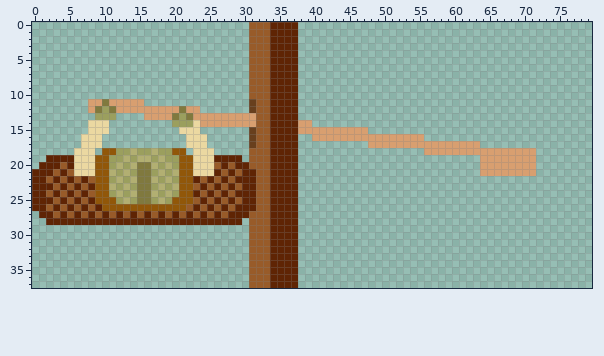
Edited in one commit: sprite sheet (Art/Tasks/Rowing/Active/CrewRowingJ.png). The picture above is the old version.
The file is 160x76 pixels, drawn in blocks of 2x2; one block is one cell here. Colours within 5 levels of each other are drawn and written as one.
Once edited:
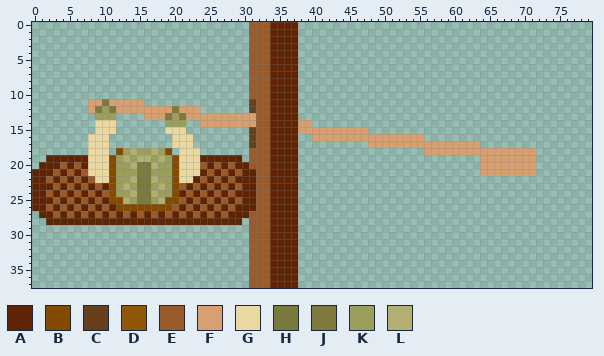
Palette (. is transparent): A #5f2404  B #834b00  C #683f1d  D #915709  E #985b29  F #d89f70  G #ebd8a1  H #797a3b  J #80793e  K #9b9f5e  L #b2af72
Commit: Update rowing task to scale
Changes in this commit:
y 12: x 20..21 FJ -> JF
y 13: x 19..22 FJKJ -> JKJF
y 14: x 8 G -> .; x 11 . -> G; x 19 . -> K; x 22..23 KG -> ..
y 15: x 8 G -> .; x 11 . -> G; x 19..20 .. -> GG; x 22..23 GG -> ..
y 16..17: x 7 G -> .; x 10 . -> G; x 20..21 .. -> GG; x 23..24 GG -> ..
y 18: x 6..7 GG -> ..; x 9..12 .DDK -> GG.B; x 19..22 KDD. -> B.GG; x 24..25 GG -> ..
y 19: x 6..7 GG -> AA; x 9..11 DDK -> GGB; x 20..22 KDD -> BGG; x 24..25 GG -> AA
y 20: x 6..7 GG -> EA; x 9..12 DDKL -> GGBK; x 15..16 JJ -> HH; x 19..22 LKDD -> KBGG; x 24..25 GG -> EA
y 21: x 6..7 GG -> AE; x 9..11 DDL -> GGB; x 13 L -> K; x 18 L -> K; x 20..22 LDD -> BGG; x 24..25 GG -> AE
y 22: x 9..12 DDKL -> GGBK; x 15..16 JJ -> HH; x 19..22 LKDD -> KBGG
y 23: x 9..11 DDL -> EAB; x 15..16 JJ -> HH; x 20..22 LDD -> BEA
y 24: x 9..12 DDKL -> AEBK; x 15..16 JJ -> HH; x 19..22 LKDD -> KBAE
y 25: x 9..12 DDDK -> EABB; x 15..16 JJ -> HH; x 19..22 KDDD -> BBEA
y 26: x 10..21 DDDDDDDDDDDD -> EABBBBBBBBEA
Pixel boxes of the changes (left, top, right, bottom) in both pictures:
changed: (74, 106, 214, 211)
